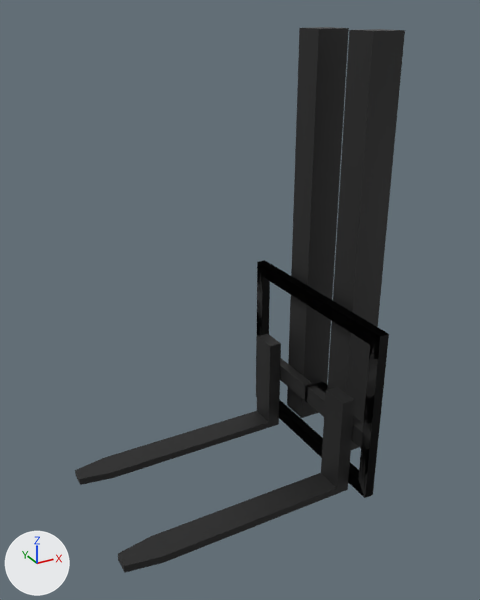
An edit to the glTF model assets/forklift-lifty.glb, drawn before and after from the same camera.
Both versions are drawn from a camera (50 mm lens) standing at (-4.12, -4.72, 4.1) and looking at (-1.58, -0.11, 1.79). The lights are fixed; the arrows at lower left show +X, +Y and +Z. Where no turn or scale is listed for an object, it has been applied to the vertices. Vertices at the same position are counted once.
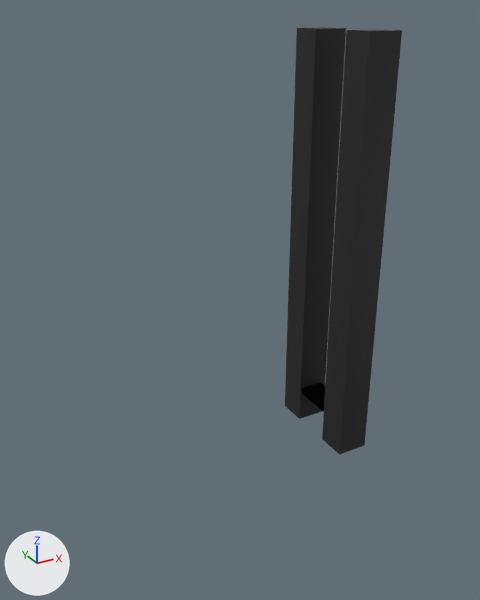
Changed parts and their boxes [x1, y1, x2, y2] in the pictures (480 x 600 px):
'Cube.001', reshaped, moved (64% narrower, 22% shorter): before [75, 27, 405, 573]; after [285, 27, 402, 455]
part 1 of me_cube_003, deleted (black): before [256, 260, 389, 498]
part 2 of me_cube_003, deleted (black): before [118, 386, 355, 573]
part 3 of me_cube_003, deleted (black): before [75, 334, 281, 485]

What changed in the scene script:
```text
Change me_cube_003:
    where me_cube_003.from_pydata(...)  # 144 vertices, 312 faces; spans x -1.72..0.9, y -1.0..1.0, z -0.78..3.27
    used by ob_cube_001; location = (-1.254, 0.0, 0.673)
    me_cube_003 part 1: the loose piece of 72 vertices spanning x 0.49..0.59, y -1.0..1.0, z -0.7..0.96 is deleted
    me_cube_003 part 2: the loose piece of 20 vertices spanning x -1.72..0.49, y -0.75..-0.49, z -0.78..0.22 is deleted
    me_cube_003 part 3: the loose piece of 20 vertices spanning x -1.72..0.49, y 0.49..0.75, z -0.78..0.22 is deleted
Change ob_cube_001:
    ob_cube_001.location: (-1.254, 0.0, 0.673) -> (-1.282, 0.0, 0.673)
```
